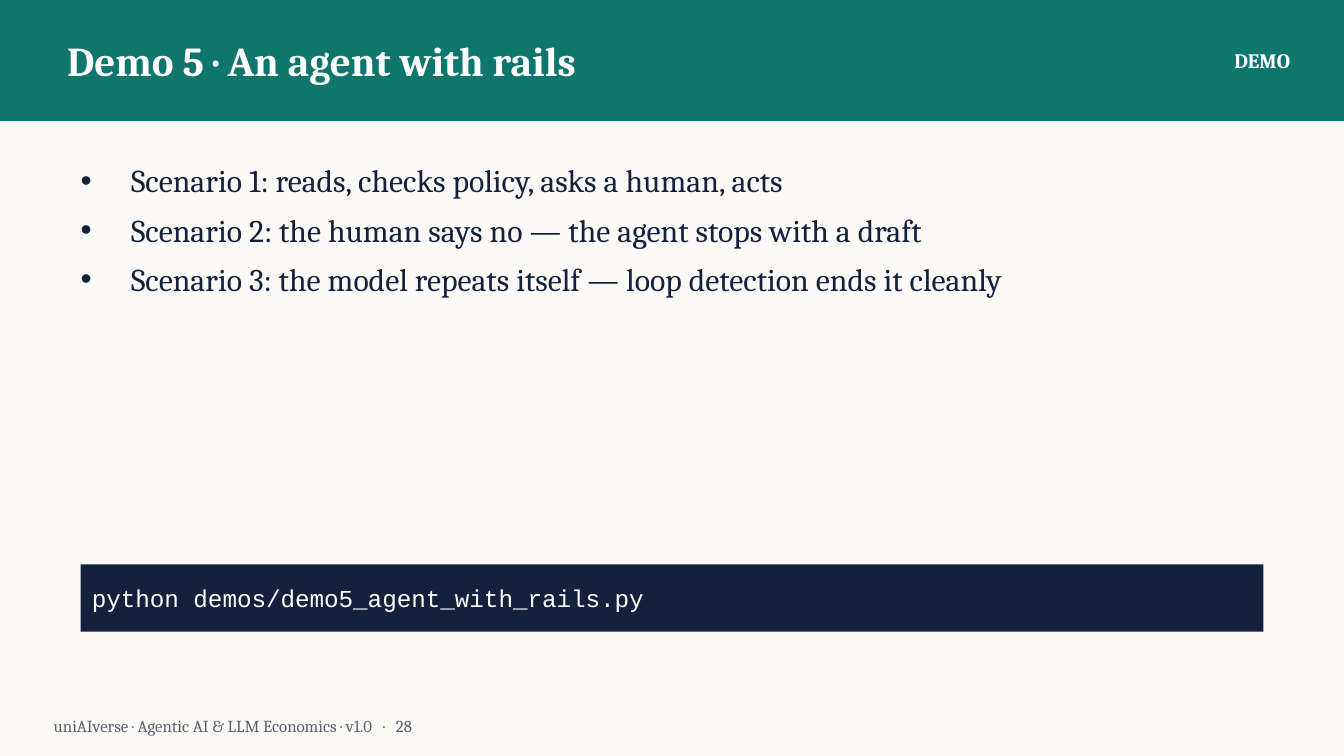
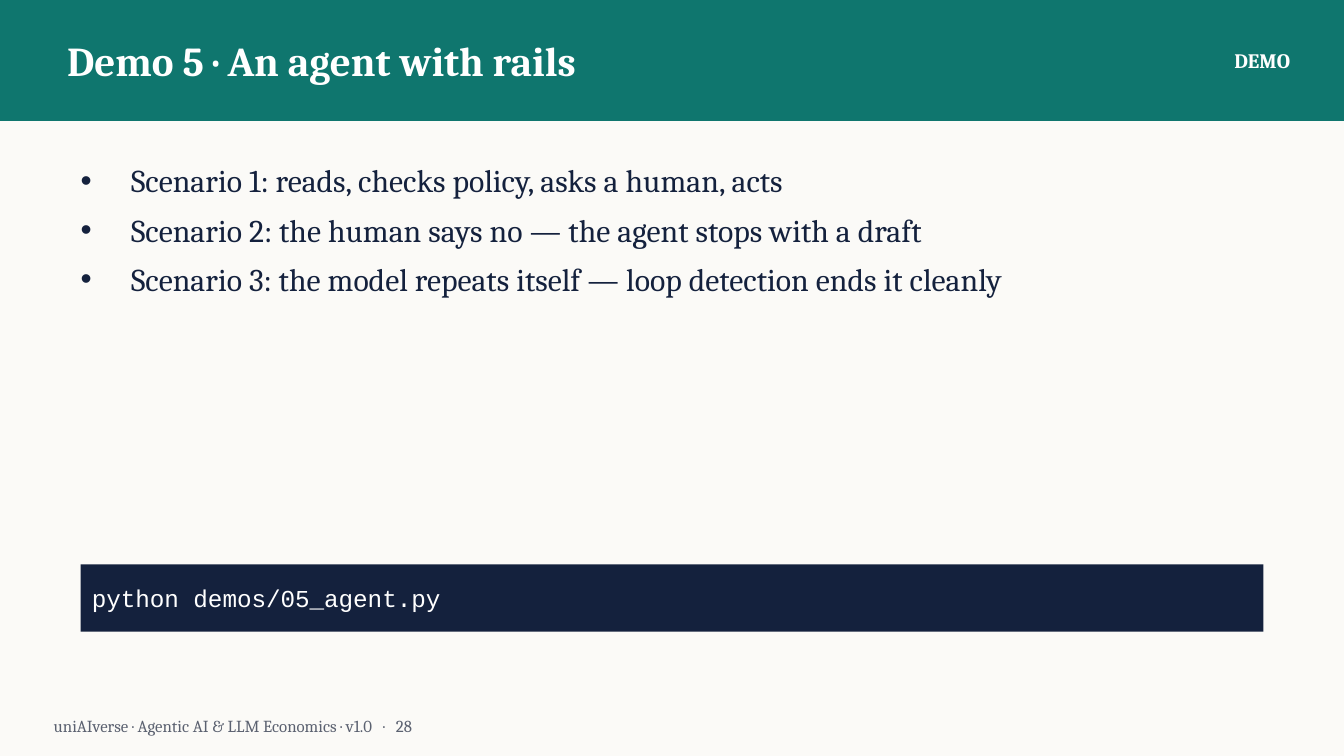
Before and after one commit to The-UniAiverse/Portfolio, a slide deck: slide 28 of training-materials/agentic-ai-workshop/Agentic-AI-LLM-Economics.pptx. Drawn at 1344x756 pixels with LibreOffice and Linux fonts; fonts in the diff are those of the drawing. Boxes give left, top, right and bottom in pixels: in the first picture for what was removed or moved away, otherwise in the second. Text is boxed around its words. In the diff, an @@ line names an element or a change of style, - is before the commit and + after.

Commit message:
chore: consolidate demo names in deck and guides; rebuild deck

```diff
--- a/training-materials/agentic-ai-workshop/Agentic-AI-LLM-Economics.pptx
+++ b/training-materials/agentic-ai-workshop/Agentic-AI-LLM-Economics.pptx
@@ text in rectangle at (x1=92, y1=590, x2=440, y2=612): text changed @@
-python demos/demo5_agent_with_rails.py
+python demos/05_agent.py
```
Also in this commit, not shown: 6 other slides changed, 3 other files.
